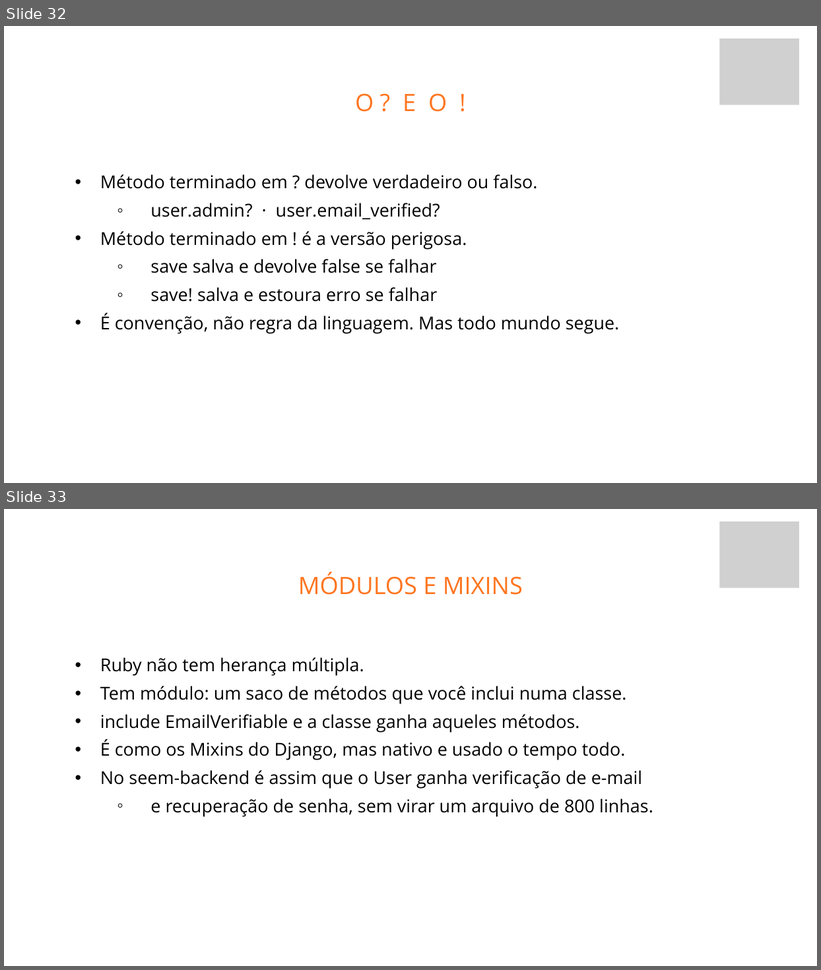
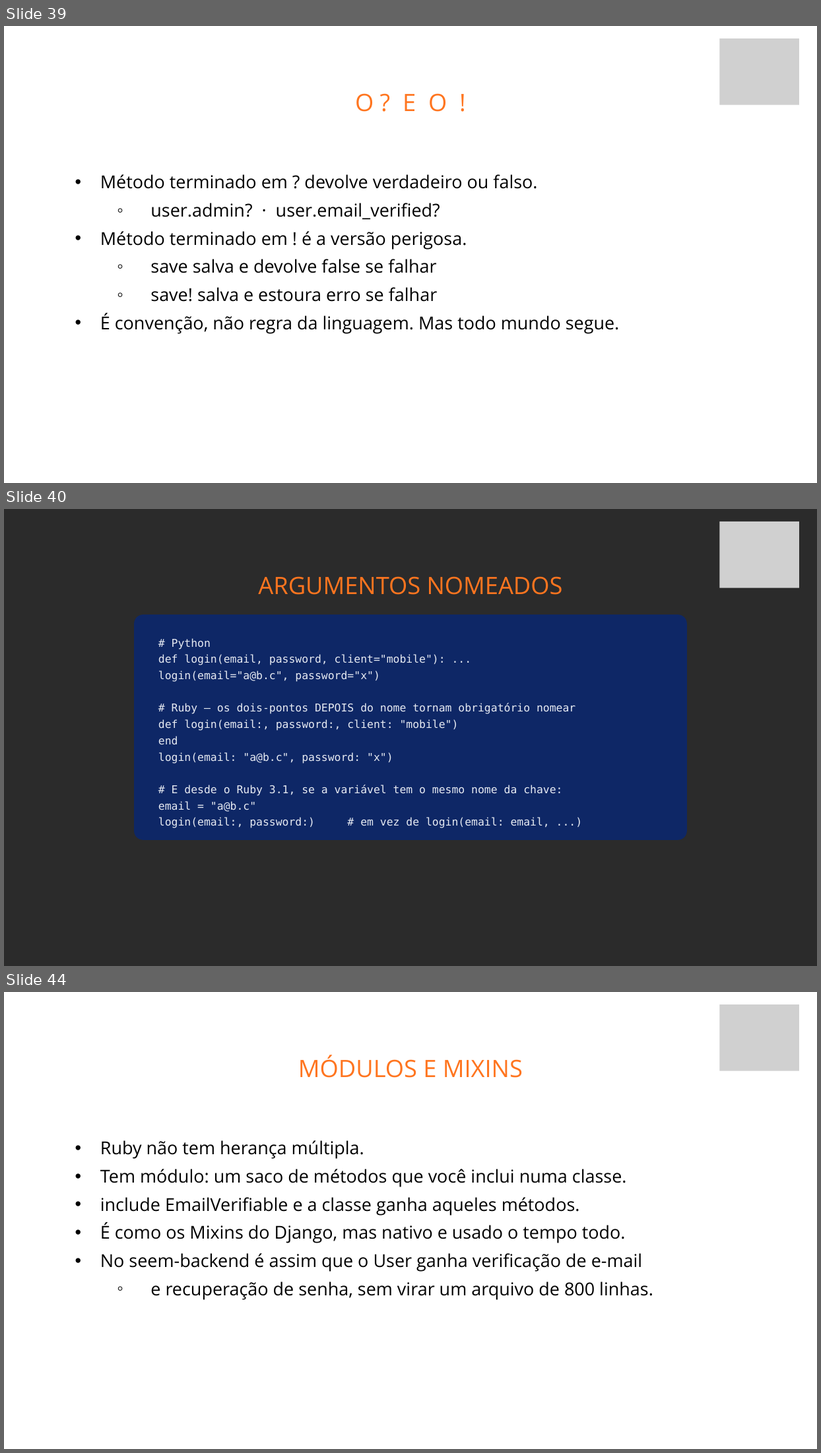
Before and after one commit to fabriciosiqueira08/capacitacao-gabarito, a slide deck: slides/build/aula-01-fundamentos-de-back-end.pptx. Shown one above the other, each under a label of ours: slides 32 and 33 before the commit, slides 39, 40 and 44 after it; the slides between them are not shown. The pictures are 821x970 and 821x1453 pixels, drawn with LibreOffice and Linux fonts; fonts in the diff are those of the drawing; grey boxes stand for pictures; background and template pictures are left out; a plain dark background stands for a picture behind light text. Boxes give left, top, right and bottom in pixels: in the first picture for what was removed or moved away, otherwise in the second. Text is boxed around its words. In the diff, an @@ line names an element or a change of style, - is before the commit and + after.

```diff
--- a/slides/build/aula-01-fundamentos-de-back-end.pptx
+++ b/slides/build/aula-01-fundamentos-de-back-end.pptx
@@ slide 40 added at (4, 509, 817, 966), background picture (left out) @@
@@ picture added at (719, 522, 799, 588) @@
@@ text added at (258, 576, 563, 595), 42.4 pt, text #FF751F @@
+ARGUMENTOS NOMEADOS
@@ rounded rectangle added at (134, 615, 687, 840), fill #0E2766 @@
@@ text added at (158, 638, 576, 828), 19.2 pt, text #E6EAF2 @@
+# Python
+def login(email, password, client="mobile"): ...
+login(email="a@b.c", password="x")
+# Ruby — os dois-pontos DEPOIS do nome tornam obrigatório nomear
+def login(email:, password:, client: "mobile")
+end
+login(email: "a@b.c", password: "x")
+# E desde o Ruby 3.1, se a variável tem o mesmo nome da chave:
+email = "a@b.c"
+login(email:, password:) # em vez de login(email: email, ...)
@@ what was slide 32 is now slide 39 @@
@@ what was slide 33 is now slide 44 @@
```
Also in this commit, not shown: 12 other slides added, 25 other files.
